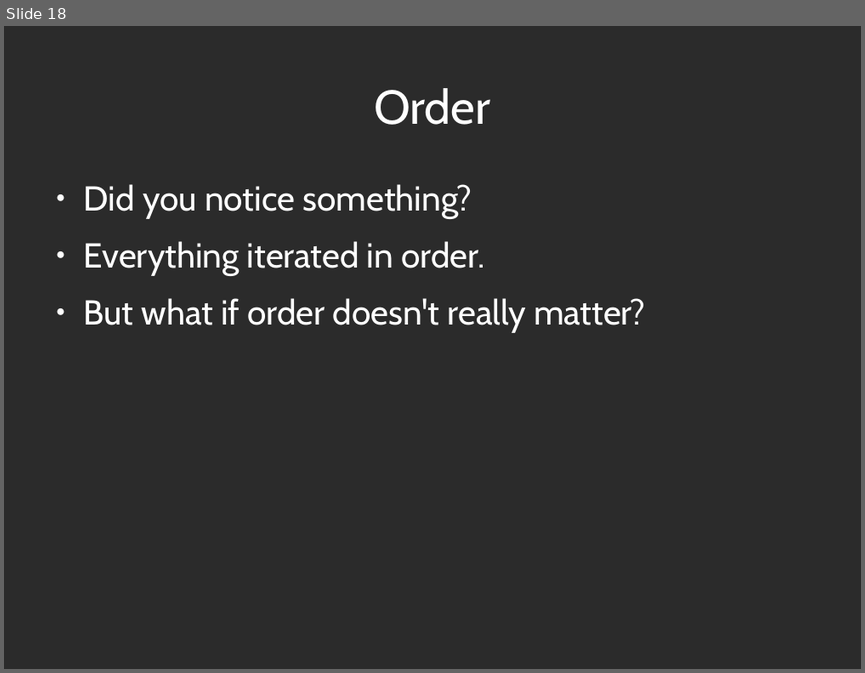
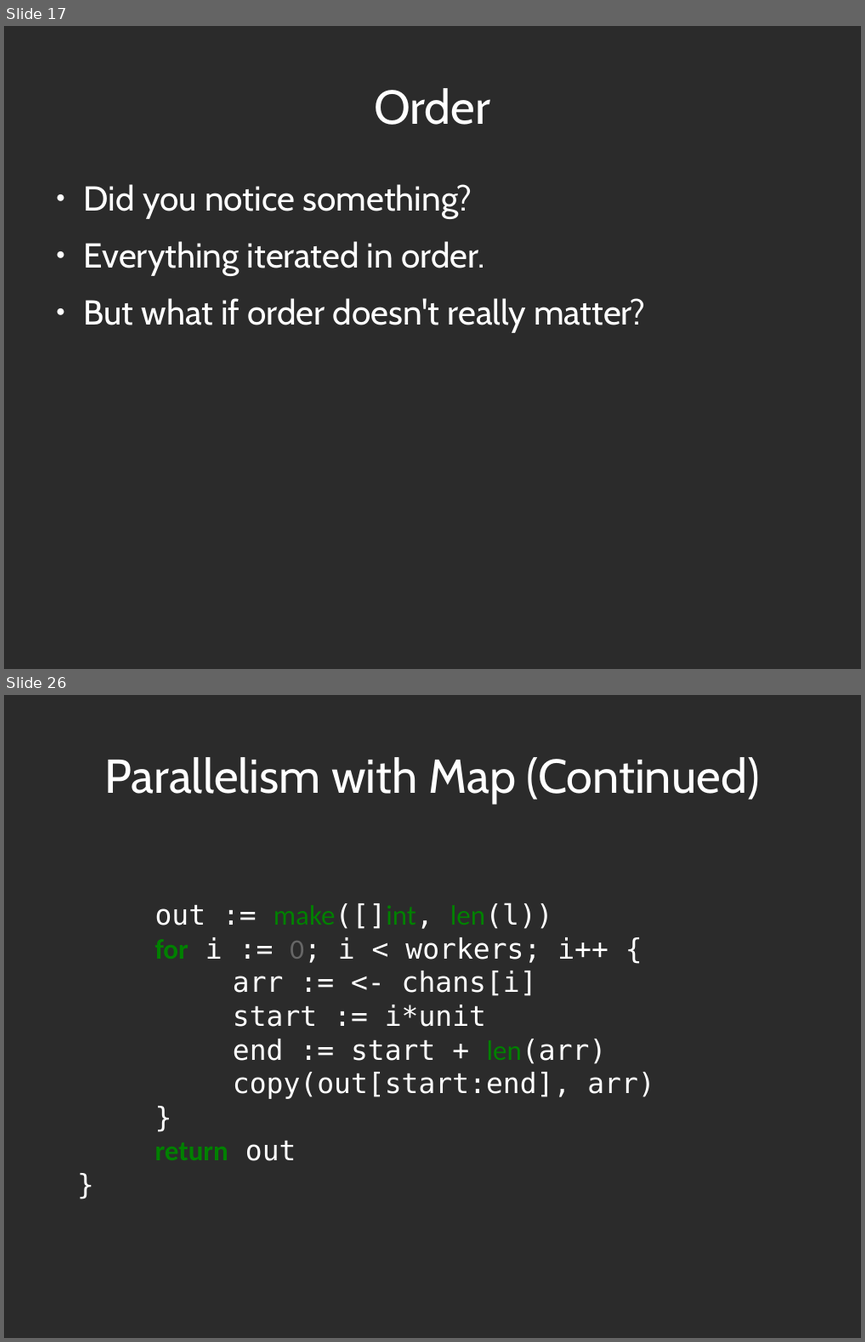
Before and after one commit to abramhindle/python-iteration-talk, a slide deck: iteration-talk-go.odp. Shown one above the other, each under a label of ours: slide 18 before the commit, slides 17 and 26 after it; the slides between them are not shown. The pictures are 865x673 and 865x1342 pixels, drawn with LibreOffice and Linux fonts; fonts in the diff are those of the drawing; background and template pictures are left out; a plain dark background stands for a picture behind light text. Boxes give left, top, right and bottom in pixels: in the first picture for what was removed or moved away, otherwise in the second. Text is boxed around its words. In the diff, an @@ line names an element or a change of style, - is before the commit and + after.

```diff
--- a/iteration-talk-go.odp
+++ b/iteration-talk-go.odp
@@ slide 26 added at [4,695,861,1338], background picture (left out) @@
@@ title added at [105,757,760,804], 44 pt, text #FFFFFF @@
+Parallelism with Map (Continued)
@@ text added at [155,902,654,1161], 26 pt, text #FFFFFF @@
+out := make([]int, len(l))
+for i := 0; i < workers; i++ {
+arr := <- chans[i]
+start := i*unit
+end := start + len(arr)
+copy(out[start:end], arr)
+}
+return out
+}
@@ what was slide 18 is now slide 17 @@
```
Also in this commit, not shown: 9 slides changed, 11 other slides added, 3 slides removed, 1 other file.
